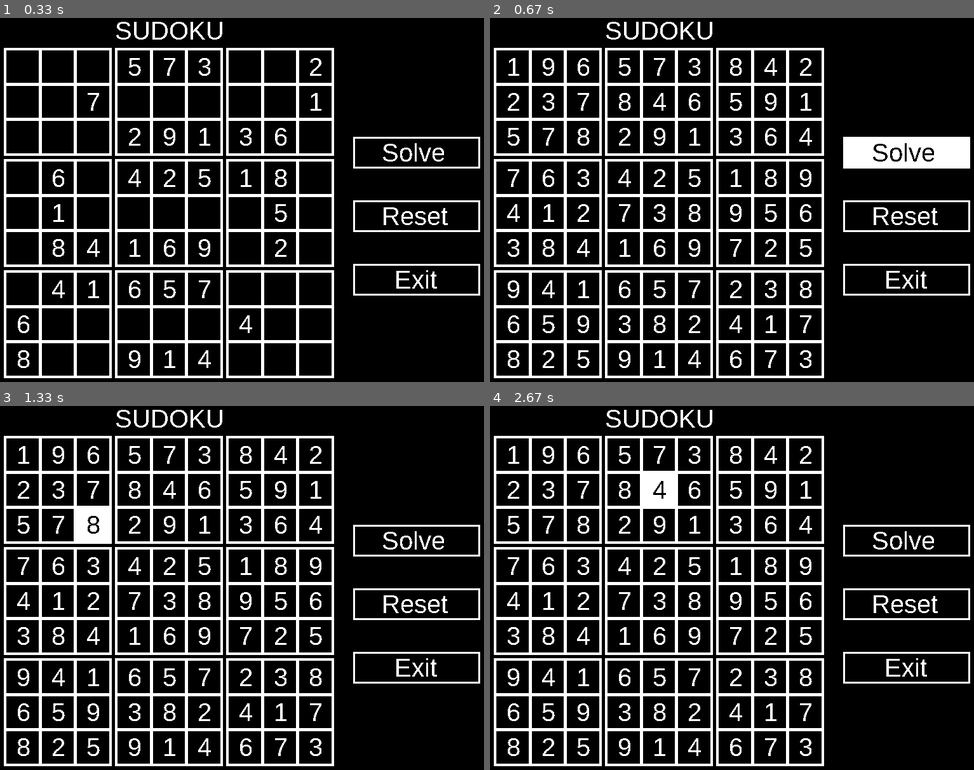
Above: before the commit, frames 1-4 (two rows, left to right).
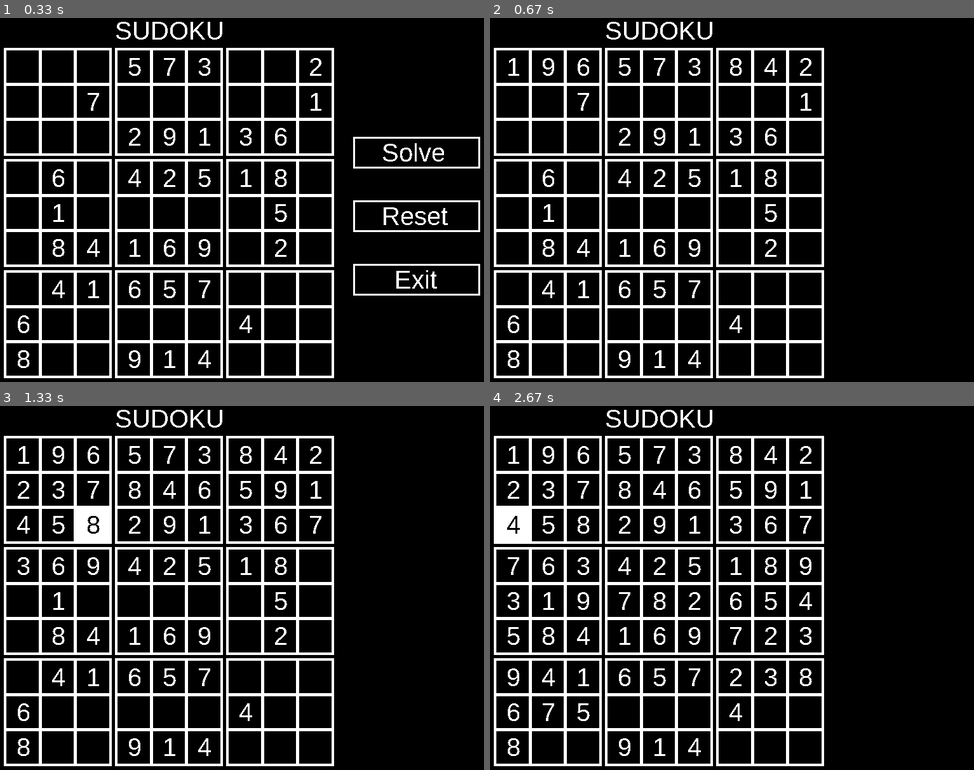
Above: after the commit, the same moments.

Repository: GarnierLenny/Pydoku
Game: pygame game, started from gui.py
Same seed, same stepped clock (60 frames per second), same inputs: the game is played once before the commit and once after it.
Inputs (mouse positions are in pixels of both pictures, inside the frame that each line leads up to):
- Up to frame 1 (0.33 s): no input
- Up to frame 2 (0.67 s): click (906, 152) at 0.38 s, where only the run after the commit has a clickable "Solve"
- Up to frame 3 (1.33 s): click (246, 613) at 0.73 s; click (87, 529) at 1.07 s
- Up to frame 4 (2.67 s): click (920, 722) at 1.4 s; click (746, 460) at 1.73 s; click (712, 686) at 2.07 s; click "4" at 2.4 s

Frame 1 is identical in both runs. In frame 2, 5.0% of the frame differs, in the area x 3-100%, y 20-97%; in frame 3, 3.1%; in frame 4, 3.6%.

Commit message:
solver now shows step by step solving

Diff:
--- a/gui.py
+++ b/gui.py
@@ -1,5 +1,6 @@
 import pygame, copy, sys, logging
-from sudoku_solver import recursive_solve, is_num, get_map
+from sudoku_solver import is_num, get_map, check_hor, check_ver
+import time
 
 running = True
 screen = 0
@@ -91,6 +92,7 @@
 
 def solve():
   reset()
+  # need to get the updated board to display
   recursive_solve(board, 0, 0)
 
 def print_square(board, square_x, square_y, x, y):
@@ -110,6 +112,46 @@
       ref += 55
     y += 55
 
+def display_board():
+  screen.blit(my_font.render('SUDOKU', False, (255, 255, 255)), (195, 10))
+  y = 60
+  for i in range(3):
+    x = 20
+    for j in range(3):
+      print_square(board, j, i, x, y)
+      x += 55 * 3 + 10
+    y += 55 * 3 + 10
+
+def recursive_solve(board, x, y):
+  if x == 9:
+    x = 0
+    y += 1
+  if y == 9:
+    return True
+  while board[y][x] != 0:
+    x += 1
+    if x == 9:
+      x = 0
+      y += 1
+    if y == 9:
+      return True
+  for i in range(9):
+    board[y][x] += 1
+    if check_hor(board, x, y) is True and check_ver(board, x, y) is True:
+      display_board()
+      time.sleep(0.05)
+      display_game()
+      if recursive_solve(board, x + 1, y) is True:
+        return True
+  board[y][x] = 0
+  return False
+
+def display_game():
+  pygame.display.flip()
+  screen.fill("black")
+  clock.tick(60)
+
+
 def game_loop():
   global running
 
@@ -117,27 +159,16 @@
     for event in pygame.event.get():
         if event.type == pygame.QUIT:
             running = False
-    screen.fill("black")
-
-    y = 60
-    for i in range(3):
-      x = 20
-      for j in range(3):
-        print_square(board, j, i, x, y)
-        x += 55 * 3 + 10
-      y += 55 * 3 + 10
 
     display_buttons()
-    pygame.display.flip()
-
-    clock.tick(60)
+    display_board()
+    display_game()
 
 def exit_game():
   global running
   running = False
 
 def display_buttons():
-  screen.blit(my_font.render('SUDOKU', False, (255, 255, 255)), (195, 10))
   button((570, 200), (200, 50), 'Solve', (45, 2), solve, 3)
   button((570, 300), (200, 50), 'Reset', (45, 2), reset, 3)
   button((570, 400), (200, 50), 'Exit', (65, 2), exit_game, 3)
--- a/sudoku_solver.py
+++ b/sudoku_solver.py
@@ -31,12 +31,17 @@
       y += 1
     if y == 9:
       return True
+  # this section of the code needs to be extracted so that gui can call it every loop, return updated version of the board
   for i in range(9):
     board[y][x] += 1
     if check_hor(board, x, y) is True and check_ver(board, x, y) is True:
+      for line in board:
+        print(line)
+      print()
       if recursive_solve(board, x + 1, y) is True:
         return True
   board[y][x] = 0
+  # to here
   return False
 
 def is_solved(board):
